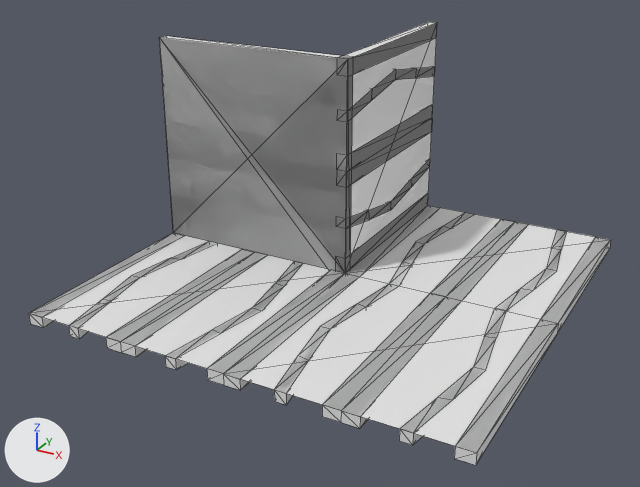
The OBJ model Data/bmc/tiles/t_200.obj as it was, and as the next commit left it.
The view is the same before and after, from a 50 mm camera at (0.851, -1.669, 0.896) aimed at (-0.025, -0.076, 0.1). The lights are fixed; the arrows at lower left show +X, +Y and +Z. Mesh edges are drawn as thin lines. Where no turn or scale is listed for an object, it has been applied to the vertices.

The older version as bpy lines, for what is in view:
```python
me_t_200 = bpy.data.meshes.new('t_200')
me_t_200.from_pydata(...)  # 254 vertices, 503 faces; spans x -0.5..0.5, y -0.5..0.5, z -0.05..0.5
ob_t_200 = bpy.data.objects.new('t_200', me_t_200)
ob_t_200.location = (0.0, 0.0, 0.0)
```
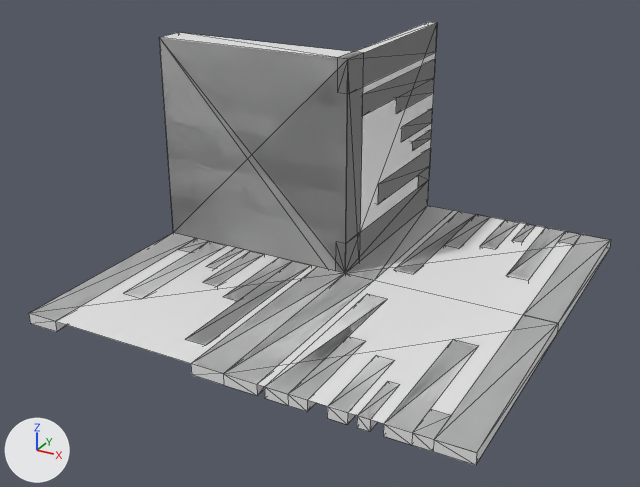
Where the change shows, as pixel boxes (x1, y1, x2, y2) in the pictures (640 x 487 px; the box of a moved part takes in the faces that stretch with it):
part 1 of me_t_200, added
    after: (401, 108, 433, 142)
part 2 of me_t_200, added
    after: (413, 130, 432, 150)
part 3 of me_t_200, added
    after: (512, 224, 535, 242)
part 4 of me_t_200, added
    after: (357, 381, 400, 431)
part 5 of me_t_200, added
    after: (206, 248, 243, 269)
part 6 of me_t_200, added
    after: (481, 220, 519, 249)
part 7 of me_t_200, added
    after: (327, 355, 394, 424)
part 8 of me_t_200, added
    after: (203, 251, 264, 286)
part 9 of me_t_200, rebuilt (39% narrower, 39% shorter)
    before: (274, 213, 474, 405)
    after: (265, 294, 386, 411)
part 10 of me_t_200, rebuilt
    before: (337, 67, 435, 122)
    after: (362, 60, 435, 116)
part 11 of me_t_200, rebuilt
    before: (165, 261, 303, 370)
    after: (186, 258, 311, 345)
part 12 of me_t_200, added
    after: (394, 212, 489, 274)
part 13 of me_t_200, deleted
    before: (106, 249, 266, 357)
part 14 of me_t_200, deleted
    before: (336, 106, 433, 187)
part 15 of me_t_200, moved or reshaped
    both: (29, 23, 610, 465)

The edits, one by one:
me_t_200 is used by ob_t_200; location (0.0, 0.0, 0.0).
me_t_200 had 254 vertices, 503 faces and spanned x -0.5..0.5, y -0.5..0.5, z -0.05..0.5.
me_t_200 now has 228 vertices, 409 faces and spans x -0.5..0.5, y -0.5..0.5, z -0.05..0.5.
me_t_200 part 1: a new loose piece, a box spanning x -0.025..0.0, y 0.3..0.5, z 0.237..0.277.
me_t_200 part 2: a new loose piece, a box spanning x -0.025..0.0, y 0.374..0.5, z 0.193..0.218.
me_t_200 part 3: a new loose piece, a box spanning x 0.282..0.307, y 0.374..0.5, z -0.025..0.0.
me_t_200 part 4: a new loose piece, a box spanning x 0.282..0.307, y -0.5..-0.374, z -0.025..0.0.
me_t_200 part 5: a new loose piece, a box spanning x -0.307..-0.282, y -0.126..0.0, z -0.025..0.0.
me_t_200 part 6: a new loose piece, a box spanning x 0.223..0.263, y 0.3..0.5, z -0.025..0.0.
me_t_200 part 7: a new loose piece, a box spanning x 0.223..0.263, y -0.5..-0.3, z -0.025..0.0.
me_t_200 part 8: a new loose piece, a box spanning x -0.263..-0.223, y -0.2..0.0, z -0.025..0.0.
me_t_200 part 9: the loose piece of 36 vertices spanning x 0.071..0.138, y -0.5..0.5, z -0.025..0.0 is rebuilt with 14 vertices and now spans x 0.092..0.182, y -0.5..-0.071, z -0.025..0.0.
me_t_200 part 10: the loose piece of 20 vertices spanning x -0.025..0.0, y 0.0..0.5, z 0.362..0.429 is rebuilt with 14 vertices and now spans x -0.025..0.0, y 0.071..0.5, z 0.318..0.408.
me_t_200 part 11: the loose piece of 20 vertices spanning x -0.138..-0.071, y -0.5..0.0, z -0.025..0.0 is rebuilt with 14 vertices and now spans x -0.182..-0.092, y -0.429..0.0, z -0.025..0.0.
me_t_200 part 12: a new loose piece of 14 vertices spanning x 0.092..0.182, y 0.071..0.5, z -0.025..0.0.
me_t_200 part 13: the loose piece of 12 vertices spanning x -0.287..-0.213, y -0.5..0.0, z -0.025..0.0 is deleted.
me_t_200 part 14: the loose piece of 12 vertices spanning x -0.025..0.0, y 0.0..0.5, z 0.212..0.287 is deleted.
Part 15, on me_t_200:
130 vertices are removed from x -0.5..0.463, y -0.5..0.5, z -0.05..0.5.
285 faces are deleted.
45 vertices are added at x -0.5..0.425, y -0.421..0.5, z -0.05..0.5.
10 new vertices lie (-0.075, 0.0, 0.0) away from vertices in x 0.0..0.5, y -0.5..0.5, z -0.025..0.0.
9 new vertices lie (0.075, 0.0, 0.0) away from vertices in x -0.5..0.0, y -0.5..0.5, z -0.025..0.0.
6 new vertices lie (-0.039, 0.0, 0.0) away from vertices in x 0.425, y -0.5..0.5, z -0.025..0.0.
6 new vertices lie (-0.053, 0.0, 0.0) away from vertices in x 0.386, y -0.5..0.5, z -0.025..0.0.
8 new vertices lie (0.025, 0.0, 0.0) away from vertices in x -0.025, y 0.0..0.5, z 0.075..0.167.
191 new faces join them.
